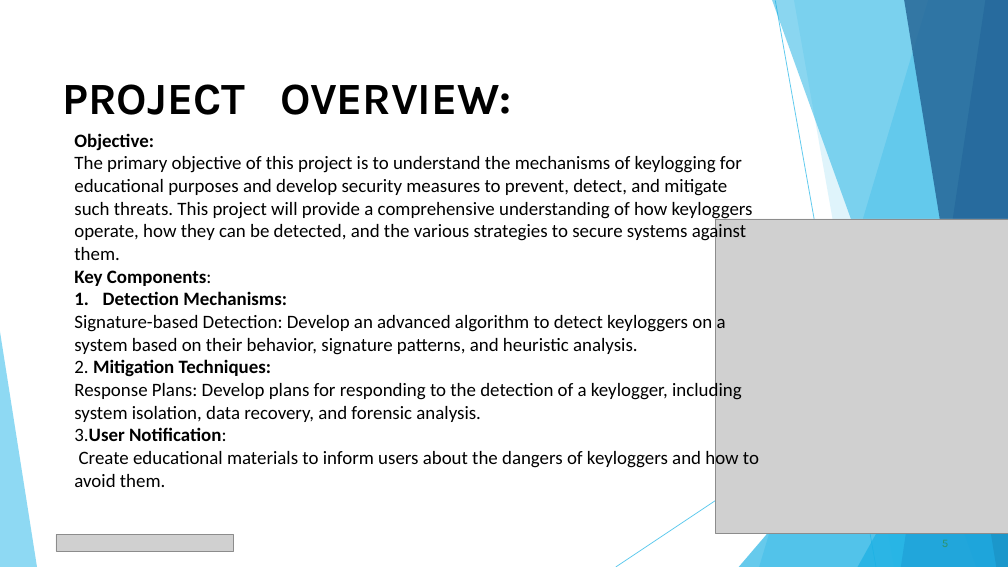
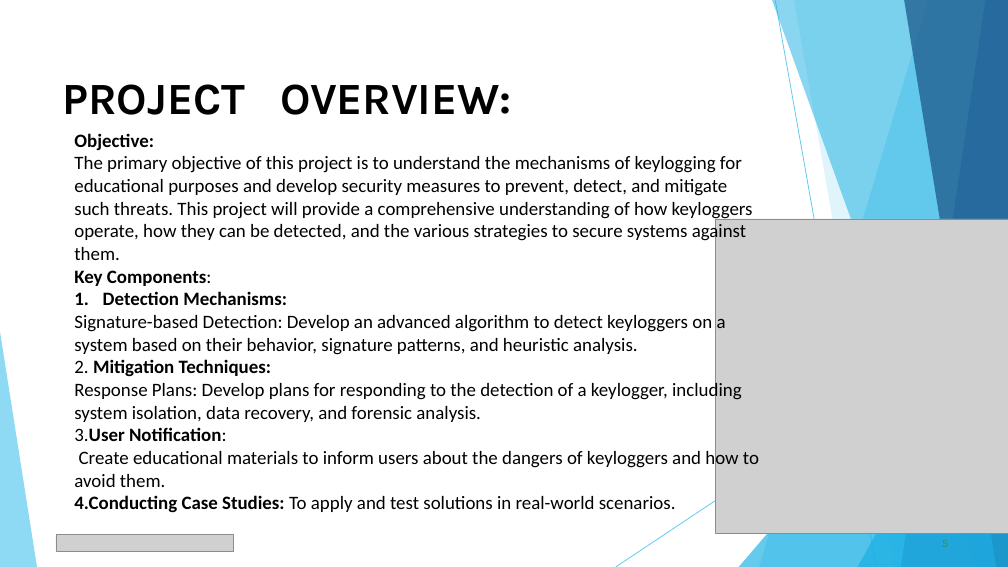
Before and after one commit to Narendravysyaraju/Narendra_project, a slide deck: slide 5 of NARENDRA.pptx. Drawn at 1008x567 pixels with LibreOffice and Linux fonts; fonts in the diff are those of the drawing; grey boxes stand for pictures. Boxes give left, top, right and bottom in pixels: in the first picture for what was removed or moved away, otherwise in the second. Text is boxed around its words. In the diff, an @@ line names an element or a change of style, - is before the commit and + after.

```diff
--- a/NARENDRA.pptx
+++ b/NARENDRA.pptx
@@ text at (74,495,676,513): paragraph added @@
+4.Conducting Case Studies: To apply and test solutions in real-world scenarios.
```
Also in this commit, not shown: 3 other slides changed.
